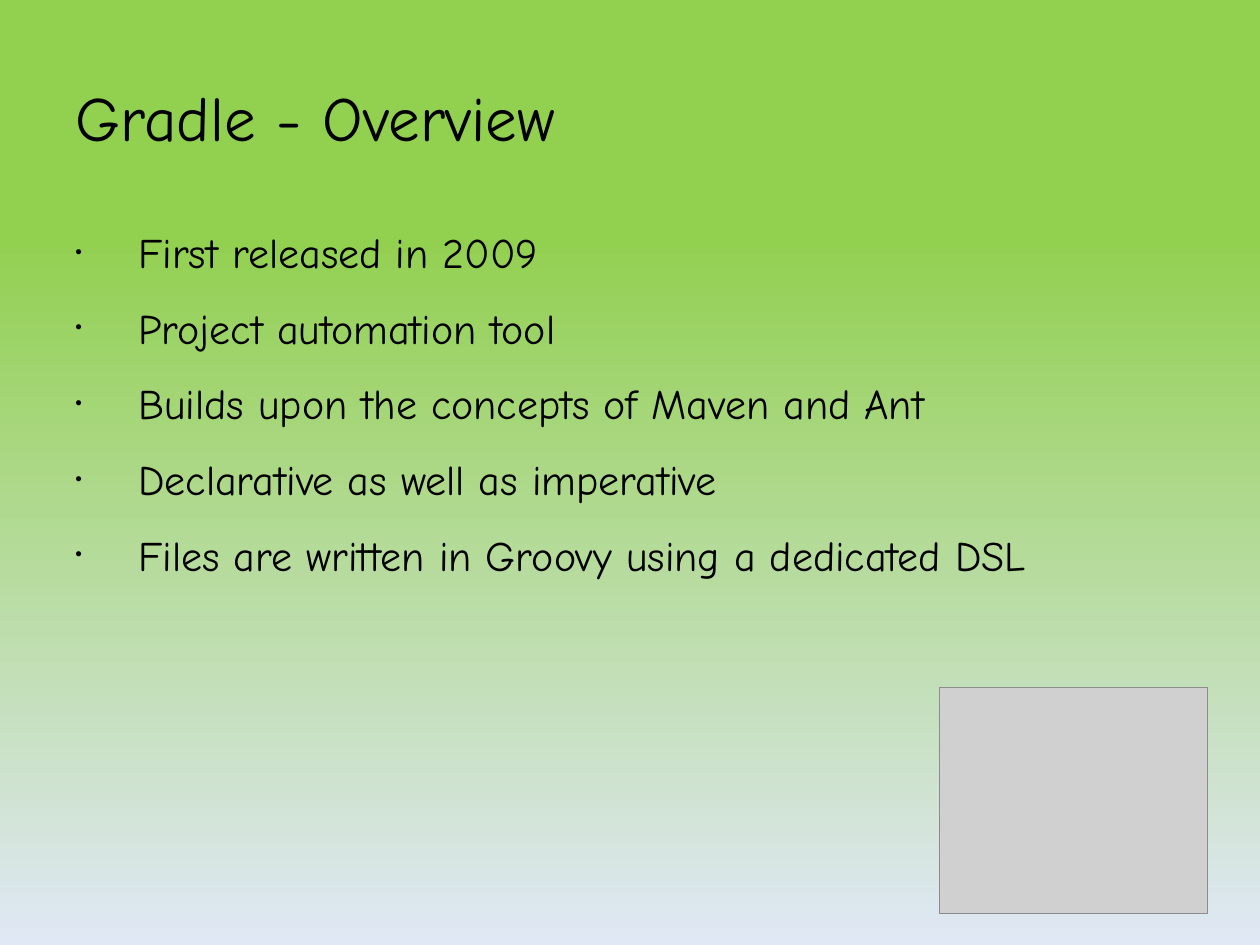
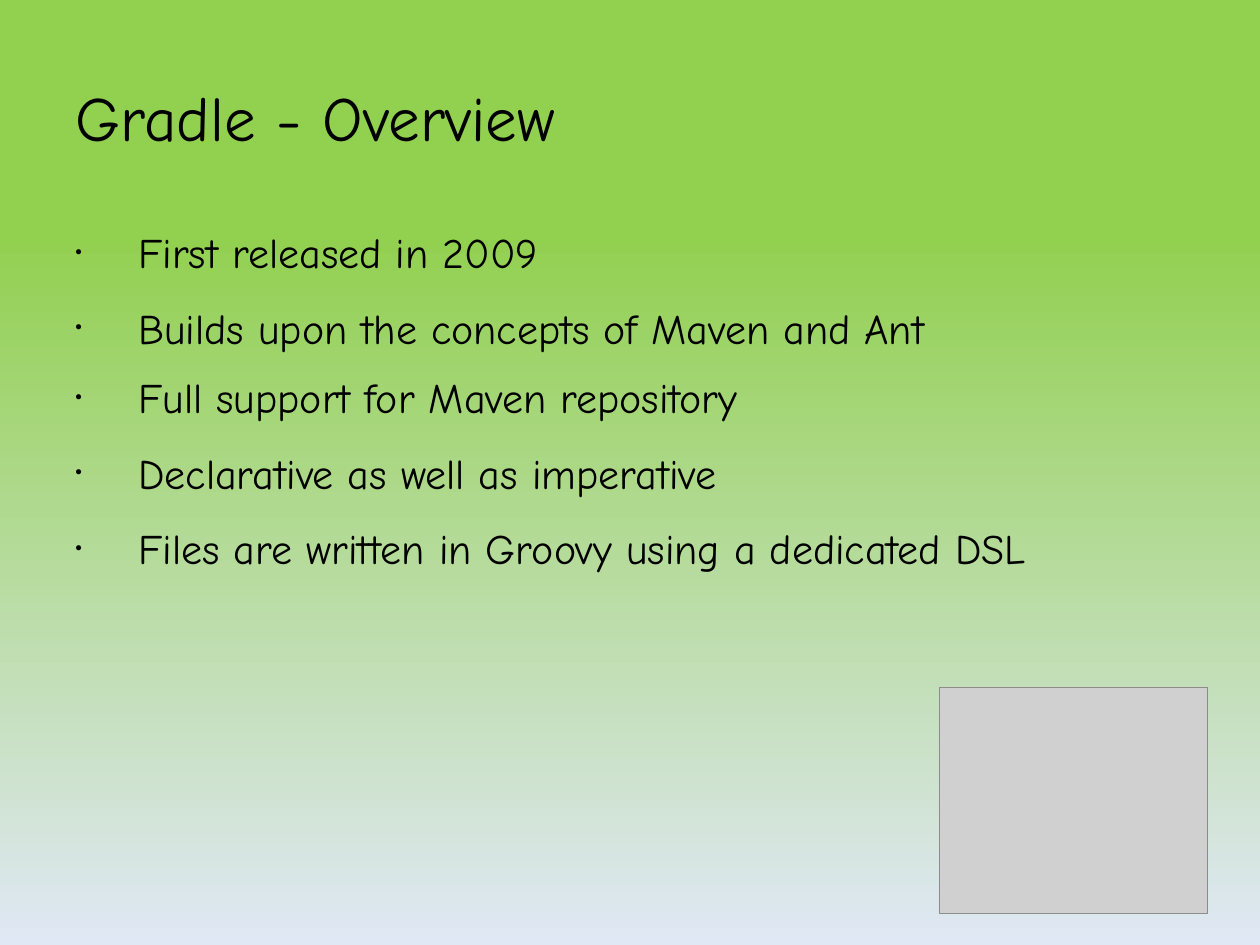
Before and after one commit to kob-aha/gradle-presentation, a slide deck: slide 17 of presentation/Introduction to Gradle.pptx. Drawn at 1260x945 pixels with LibreOffice and Linux fonts; fonts in the diff are those of the drawing; grey boxes stand for pictures. Boxes give left, top, right and bottom in pixels: in the first picture for what was removed or moved away, otherwise in the second. Text is boxed around its words. In the diff, an @@ line names an element or a change of style, - is before the commit and + after.

```diff
--- a/presentation/Introduction to Gradle.pptx
+++ b/presentation/Introduction to Gradle.pptx
@@ text at [138,315,555,352]: paragraph removed @@
-• Project automation tool
@@ text at [138,384,738,422]: paragraph added @@
+• Full support for Maven repository
```
Also in this commit, not shown: 4 other slides changed.
